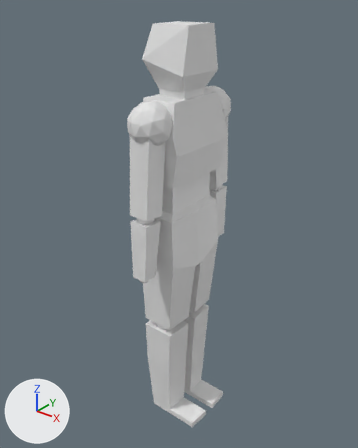
The Blender file Assets/Blender/person.blend, before and after one commit.
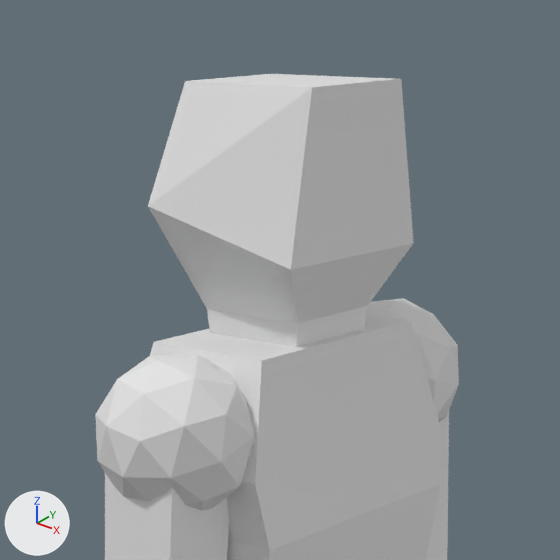
Each version is shown whole from a 50 mm camera at (1.396, -1.763, 1.234) aimed at (-0.02, 0.007, 0.137), then close up on the part from 28% to 73% of the width and 0% to 36% of the height. The lights are fixed; the arrows at lower left show +X, +Y and +Z.

The first close-up shows 'Biceps', 'Neck', 'Shoulders', 'Torso/hips'.
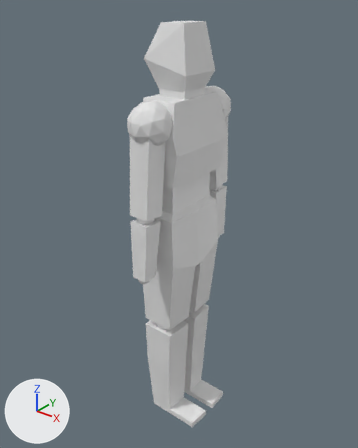
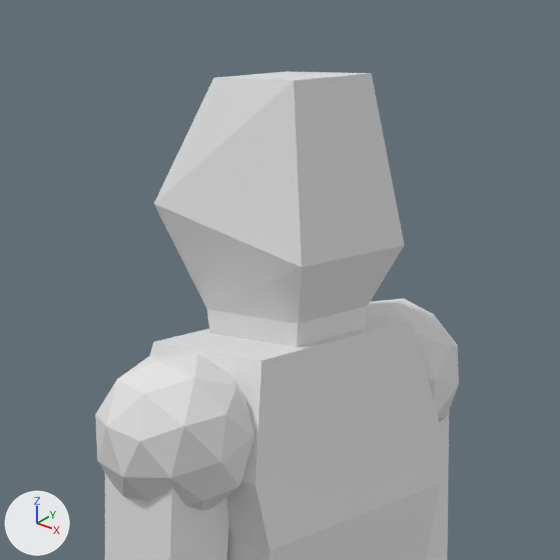
Boxes [x1, y1, x2, y2] around the edits, measured in the close-ups (560 x 560 px; the box of a moved part takes in the faces that stretch with it):
'Neck', reshaped
    before: [148, 74, 414, 347]
    after: [154, 71, 404, 347]
part 1 of me_cube_007, moved or reshaped
    before: [148, 74, 414, 324]
    after: [154, 71, 404, 324]

The edits, one by one:
me_cube_007 has 16 vertices, 14 faces and spans x -1.73..1.69, y -2.12..2.12, z -1.0..4.97.
me_cube_007 is used by ob_neck; location (0.0, 0.0, 0.771); scale (0.0629, 0.0629, 0.0629).
Part 1, on me_cube_007:
Vertex 8 of me_cube_007 moves from (-1.73, -2.12, 2.72) at pixel (147, 206) to (-1.89, -1.78, 2.72) at pixel (153, 203).
Vertex 9 of me_cube_007 moves from (-1.73, 2.12, 2.72) to (-1.89, 1.78, 2.72).
Vertex 10 of me_cube_007 moves from (1.69, 2.0, 1.87) at pixel (413, 243) to (1.69, 1.67, 1.87) at pixel (404, 245).
Vertex 11 of me_cube_007 moves from (1.69, -2.0, 1.87) at pixel (290, 269) to (1.69, -1.67, 1.87) at pixel (301, 267).
Vertex 12 of me_cube_007 moves from (-1.43, -1.3, 4.94) at pixel (185, 81) to (-0.86, -1.12, 5.01) at pixel (213, 77).
Vertex 13 of me_cube_007 moves from (-1.43, 1.3, 4.94) at pixel (270, 73) to (-0.86, 1.12, 5.01) at pixel (287, 71).
Vertex 14 of me_cube_007 moves from (1.69, 1.39, 4.97) at pixel (401, 78) to (1.12, 1.21, 5.06) at pixel (371, 73).
Vertex 15 of me_cube_007 moves from (1.69, -1.39, 4.97) at pixel (312, 87) to (1.12, -1.21, 5.06) at pixel (293, 80).
